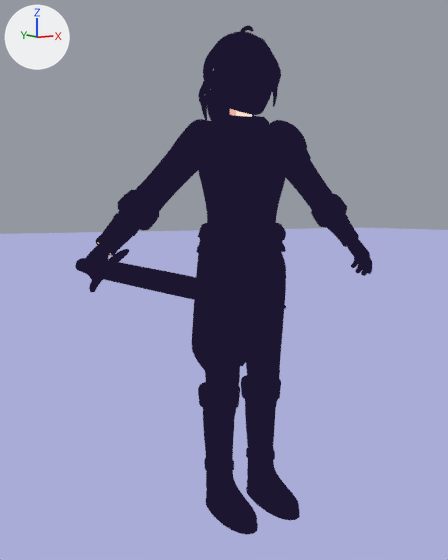
Renders of the Blender file hero/blender/hero.blend from each side of a commit.
Rendered twice from a camera (50 mm lens) standing at (-1.18, -1.775, 1.035) and looking at (-0.162, -0.139, 0.827). The lights are fixed; the arrows at upper left show +X, +Y and +Z. The picture after the commit comes second.

In view in the first picture: 'Ground', 'KaelBody'.
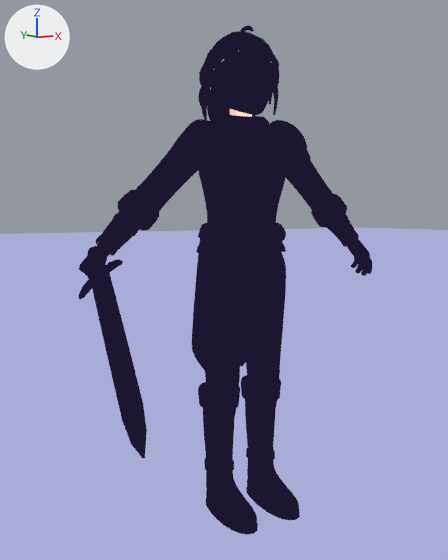
Boxes (x1, y1, x2, y2) around the edits, measured in the pictures (448 x 560 px; the box of a moved part takes in the faces that stretch with it):
```json
{"object": "KaelBody", "change": "reshaped", "before": [75, 25, 372, 535], "after": [79, 25, 372, 535]}
{"part": 1, "of": "me_kaelbody", "change": "moved or reshaped", "before": [75, 258, 85, 271], "after": [266, 124, 271, 136]}
{"part": 2, "of": "me_kaelbody", "change": "moved or reshaped", "before": [107, 268, 207, 289], "after": [98, 277, 122, 376]}
{"part": 3, "of": "me_kaelbody", "change": "reshaped", "before": [198, 32, 281, 122], "after": [198, 31, 279, 122]}
{"part": 4, "of": "me_kaelbody", "change": "moved or reshaped", "before": [79, 249, 286, 311], "after": [79, 255, 147, 458]}
```

Scene script edits in JSON lines:
```json
{"op": "add", "block": "img_kael_atlas", "code": ["img_kael_atlas = load_image('kael_atlas', '_unpacked/kael_atlas.png', 2048, 2048, 'sRGB')"]}
{"block": "mat_skin", "change": "nodes: Emission, MapRange x3, Math x3, Mix x2, NewGeometry, OutputMaterial, VectorMath x2"}
{"block": "mat_skin", "change": "colours: beige #eeb3a4, beige #ffe4d0, white #ffffff"}
{"block": "mat_skin", "change": "nodes: Emission, MapRange x3, Math x3, Mix x3, NewGeometry, OutputMaterial, TexImage, UVMap, VectorMath x2"}
{"block": "mat_skin", "change": "colours: white #f7e5e6, white #ffffff"}
{"block": "mat_skin", "change": "uses the picture img_kael_atlas"}
{"block": "mat_steel", "change": "nodes: Emission, MapRange x4, Math x7, Mix x3, NewGeometry, OutputMaterial, VectorMath x5"}
{"block": "mat_steel", "change": "colours: blue #8fa3d6, pale blue #e4eefc, white #ffffff"}
{"block": "mat_steel", "change": "nodes: Emission, MapRange x4, Math x7, Mix x4, NewGeometry, OutputMaterial, TexImage, UVMap, VectorMath x5"}
{"block": "mat_steel", "change": "colours: pale blue #cfd8ed, white #ffffff"}
{"block": "mat_steel", "change": "uses the picture img_kael_atlas"}
{"block": "mat_dark", "change": "nodes: Emission, MapRange x3, Math x3, Mix x2, NewGeometry, OutputMaterial, VectorMath x2"}
{"block": "mat_dark", "change": "colours: black #0e0c18, black #1d1a2b, white #ffffff"}
{"block": "mat_dark", "change": "nodes: Emission, MapRange x3, Math x3, Mix x3, NewGeometry, OutputMaterial, TexImage, UVMap, VectorMath x2"}
{"block": "mat_dark", "change": "colours: light grey #b9b5c5, white #ffffff"}
{"block": "mat_dark", "change": "uses the picture img_kael_atlas"}
{"block": "me_kaelbody", "where": "# used by ob_kaelbody; location = (0.0, 0.0, 0.0)"}
{"op": "remove", "block": "me_kaelbody", "code": "me_kaelbody.from_pydata(...)  # 16140 vertices, 16568 faces; spans x -0.58..0.58, y -0.92..0.17, z 0.0..1.64"}
{"op": "add", "block": "me_kaelbody", "code": "me_kaelbody.from_pydata(...)  # 18654 vertices, 19240 faces; spans x -0.76..0.58, y -0.85..0.55, z 0.0..1.64"}
{"block": "me_kaelbody", "change": "me_kaelbody part 1: the loose piece of 52 vertices spanning x -0.54..-0.5, y 0.13..0.16, z 0.85..0.89 is multiplied about its middle by the matrix ((0.51, -0.32, 0.464), (0.178, 0.685, 0.276), (-0.535, -0.076, 0.535)), then moved by (0.56, -0.22, 0.43)"}
{"block": "me_kaelbody", "change": "me_kaelbody part 2: the loose piece of 22 vertices spanning x -0.53..-0.52, y -0.66..-0.09, z 0.87..0.88 is multiplied about its middle by the matrix ((0.964, 0.265, -0.036), (-0.265, 0.927, -0.265), (-0.036, 0.265, 0.964)), then moved by (-0.1, 0.03, -0.1)"}
{"block": "me_kaelbody", "change": "me_kaelbody part 3: 596 vertices moved within x -0.11..0.12, y -0.12..0.17, z 1.25..1.63; 998 vertices removed from x -0.12..0.12, y -0.12..0.17, z 1.24..1.62; 2716 vertices added at x -0.12..0.12, y -0.12..0.18, z 1.21..1.63"}
{"block": "me_kaelbody", "change": "me_kaelbody part 4: 200 vertices moved within x -0.56..-0.5, y -0.09..0.09, z 0.83..0.91; 583 vertices removed from x -0.58..-0.46, y -0.92..0.13, z 0.81..0.93; 583 vertices added at x -0.76..-0.48, y -0.85..0.12, z 0.63..0.91"}
{"block": "me_kaelbody", "change": "other edits to the shape of me_kaelbody do not show in these pictures"}
{"op": "add", "block": "ob_kaelbody", "code": "_vg = ob_kaelbody.vertex_groups.new(name='upper_arm_twist.L')"}
{"op": "add", "block": "ob_kaelbody", "code": "_vg = ob_kaelbody.vertex_groups.new(name='upper_arm_twist.R')"}
```
